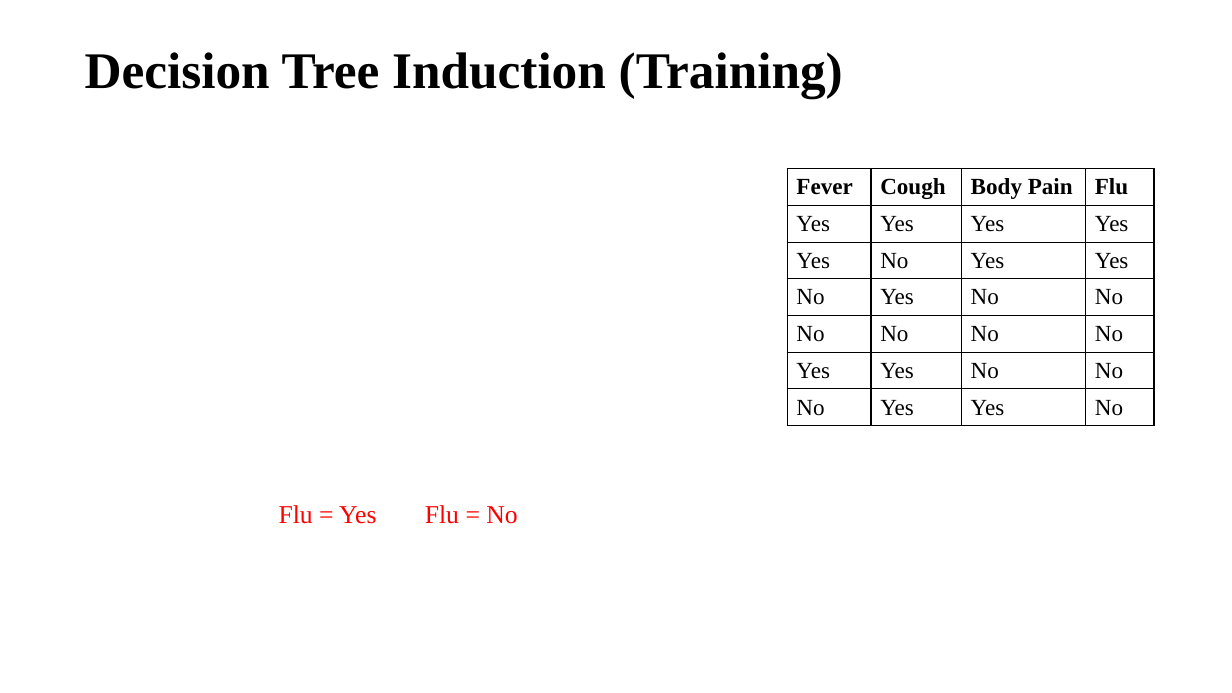
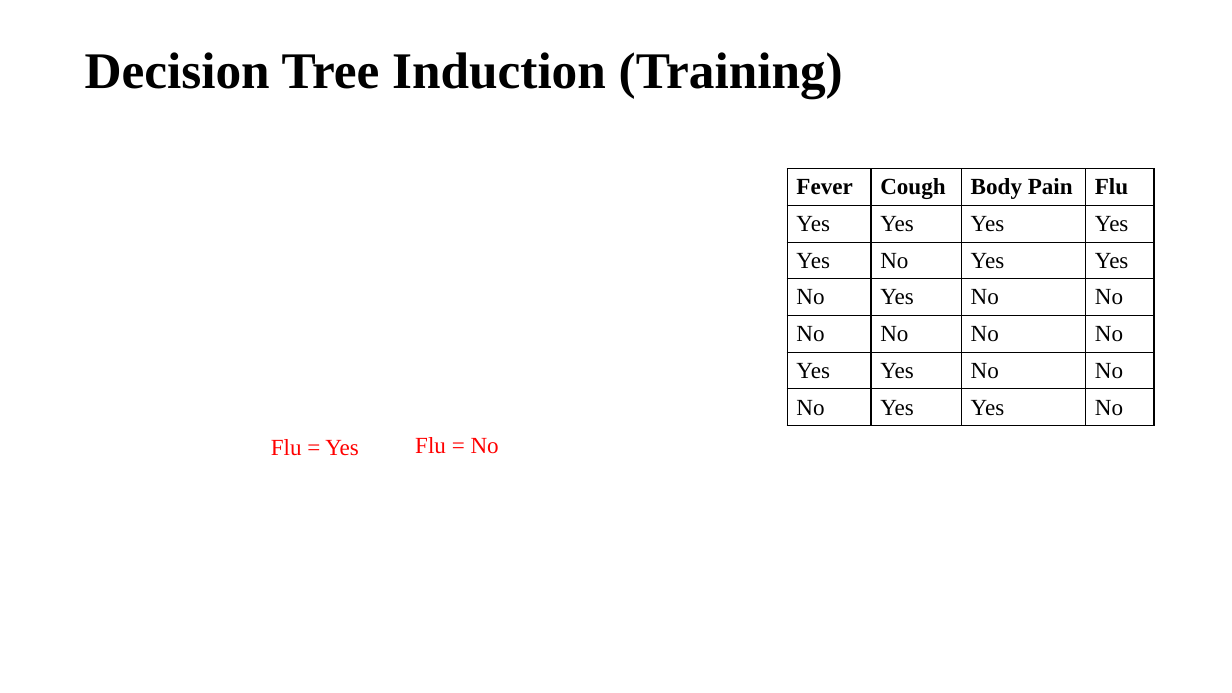
Before and after one commit to gurungdipen/ML_2026, a slide deck: slide 46 of Module 1/ML algorithms.pptx. Drawn at 1232x693 pixels with LibreOffice and Linux fonts; fonts in the diff are those of the drawing; grey boxes stand for pictures. Boxes give left, top, right and bottom in pixels: in the first picture for what was removed or moved away, otherwise in the second. Text is boxed around its words. In the diff, an @@ line names an element or a change of style, - is before the commit and + after.

```diff
--- a/Module 1/ML algorithms.pptx
+++ b/Module 1/ML algorithms.pptx
@@ text "Flu = Yes": place and size @@
-text "Flu = Yes" at bbox=[279, 505, 376, 524]
+text "Flu = Yes" at bbox=[271, 439, 359, 456]
@@ text "Flu = Yes" at bbox=[271, 439, 359, 456]: size 20 to 18 pt @@
@@ text "Flu = No": place and size @@
-text "Flu = No" at bbox=[425, 505, 517, 524]
+text "Flu = No" at bbox=[415, 437, 499, 454]
@@ text "Flu = No" at bbox=[415, 437, 499, 454]: size 20 to 18 pt @@
```
Also in this commit, not shown: 1 other slide changed, 2 other files.
